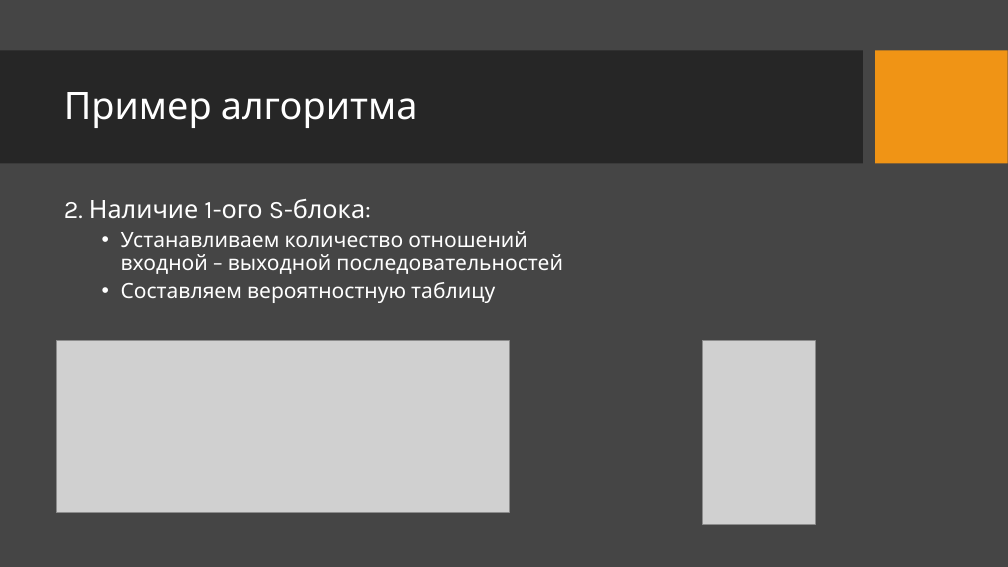
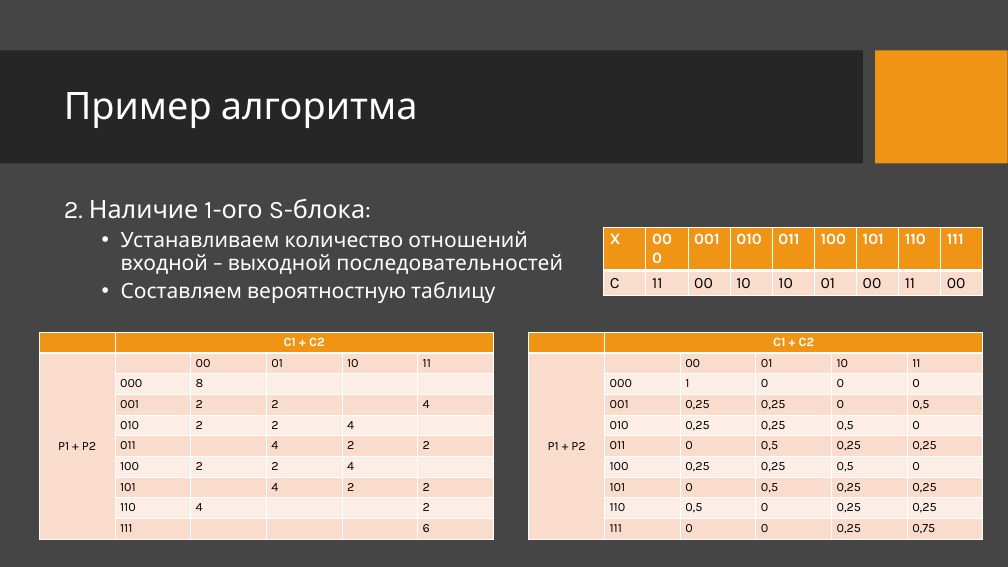
Before and after one commit to VladimirSolodilov/Programming, a slide deck: slide 7 of Дифференциальный криптоанализ.pptx. Drawn at 1008x567 pixels with LibreOffice and Linux fonts; fonts in the diff are those of the drawing; grey boxes stand for pictures; background and template pictures are left out. Boxes give left, top, right and bottom in pixels: in the first picture for what was removed or moved away, otherwise in the second. Text is boxed around its words. In the diff, an @@ line names an element or a change of style, - is before the commit and + after.

```diff
--- a/Дифференциальный криптоанализ.pptx
+++ b/Дифференциальный криптоанализ.pptx
@@ table added at [604, 228, 985, 391], 2 rows, 9 columns @@
+X | 000 | 001 | 010 | 011 | 100 | 101 | 110 | 111
+C | 11 | 00 | 10 | 10 | 01 | 00 | 11 | 00
@@ table added at [39, 333, 493, 540], 10 rows, 6 columns @@
+ | C1 + C2 |  |  |  | 
+P1 + P2 |  | 00 | 01 | 10 | 11
+ | 000 | 8 |  |  | 
+ | 001 | 2 | 2 |  | 4
+ | 010 | 2 | 2 | 4 | 
+ | 011 |  | 4 | 2 | 2
+ | 100 | 2 | 2 | 4 | 
+ | 101 |  | 4 | 2 | 2
+ | 110 | 4 |  |  | 2
+ | 111 |  |  |  | 6
@@ picture removed at [56, 341, 509, 513] @@
@@ table added at [529, 333, 983, 540], 10 rows, 6 columns @@
+ | C1 + C2 |  |  |  | 
+P1 + P2 |  | 00 | 01 | 10 | 11
+ | 000 | 1 | 0 | 0 | 0
+ | 001 | 0,25 | 0,25 | 0 | 0,5
+ | 010 | 0,25 | 0,25 | 0,5 | 0
+ | 011 | 0 | 0,5 | 0,25 | 0,25
+ | 100 | 0,25 | 0,25 | 0,5 | 0
+ | 101 | 0 | 0,5 | 0,25 | 0,25
+ | 110 | 0,5 | 0 | 0,25 | 0,25
+ | 111 | 0 | 0 | 0,25 | 0,75
@@ picture removed at [702, 341, 815, 525] @@
```
Also in this commit, not shown: 1 other slide changed, 1 slide added, 1 slide removed.
